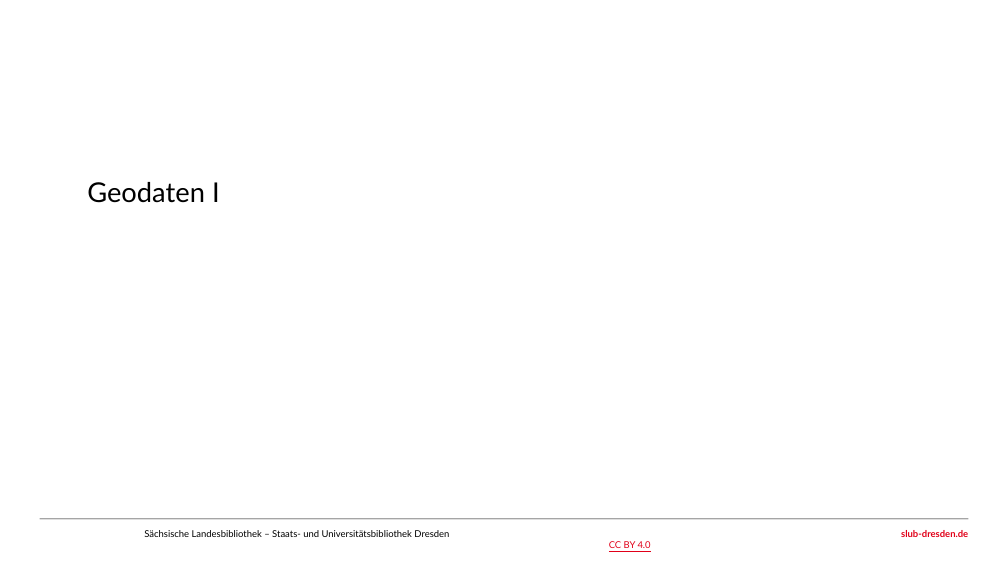
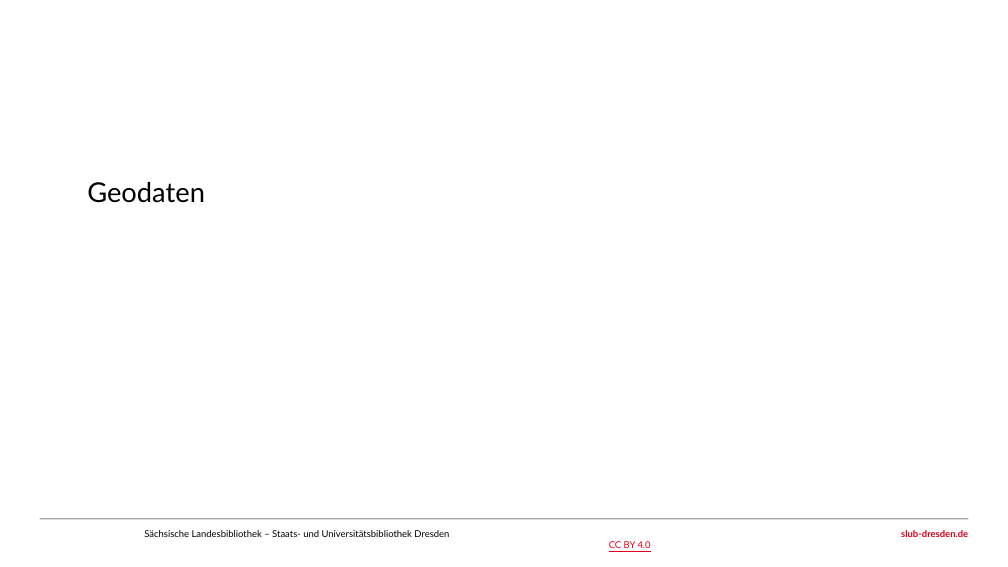
Before and after one commit to rue-a/geospatial_data_codespace, a slide deck: slide 1 of 2024/slides/geodata.pptx. Drawn at 1008x567 pixels with LibreOffice and Linux fonts; fonts in the diff are those of the drawing; background and template pictures are left out. Boxes give left, top, right and bottom in pixels: in the first picture for what was removed or moved away, otherwise in the second. Text is boxed around its words. In the diff, an @@ line names an element or a change of style, - is before the commit and + after.

```diff
--- a/2024/slides/geodata.pptx
+++ b/2024/slides/geodata.pptx
@@ text at (x1=87, y1=182, x2=205, y2=203): text changed @@
-Geodaten I
+Geodaten
```
Also in this commit, not shown: 4 other slides changed, 1 slide removed, 8 other files.
